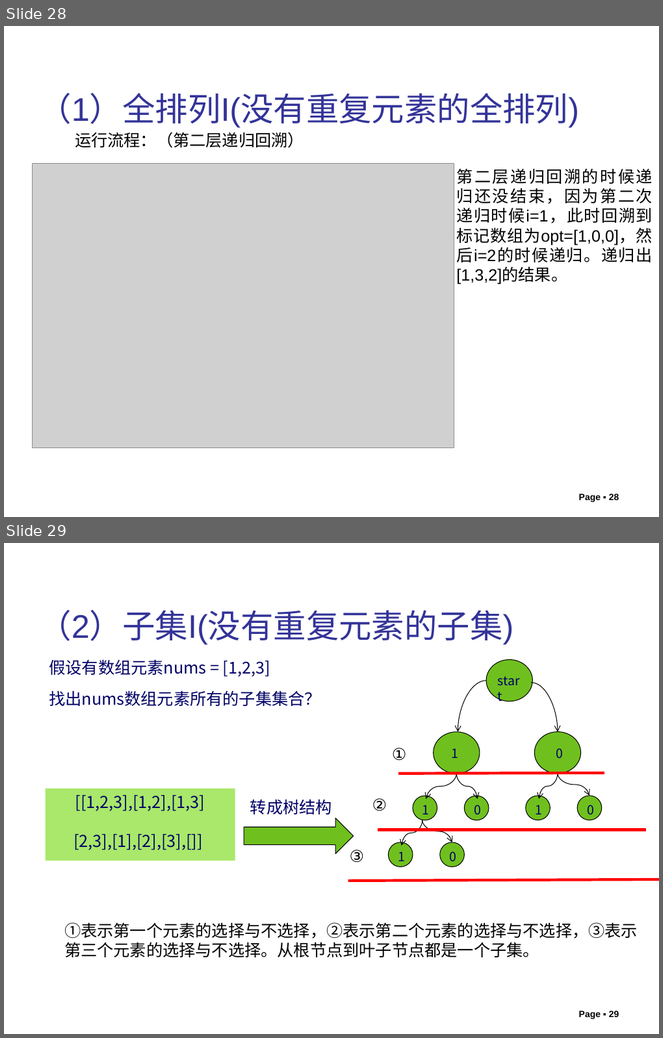
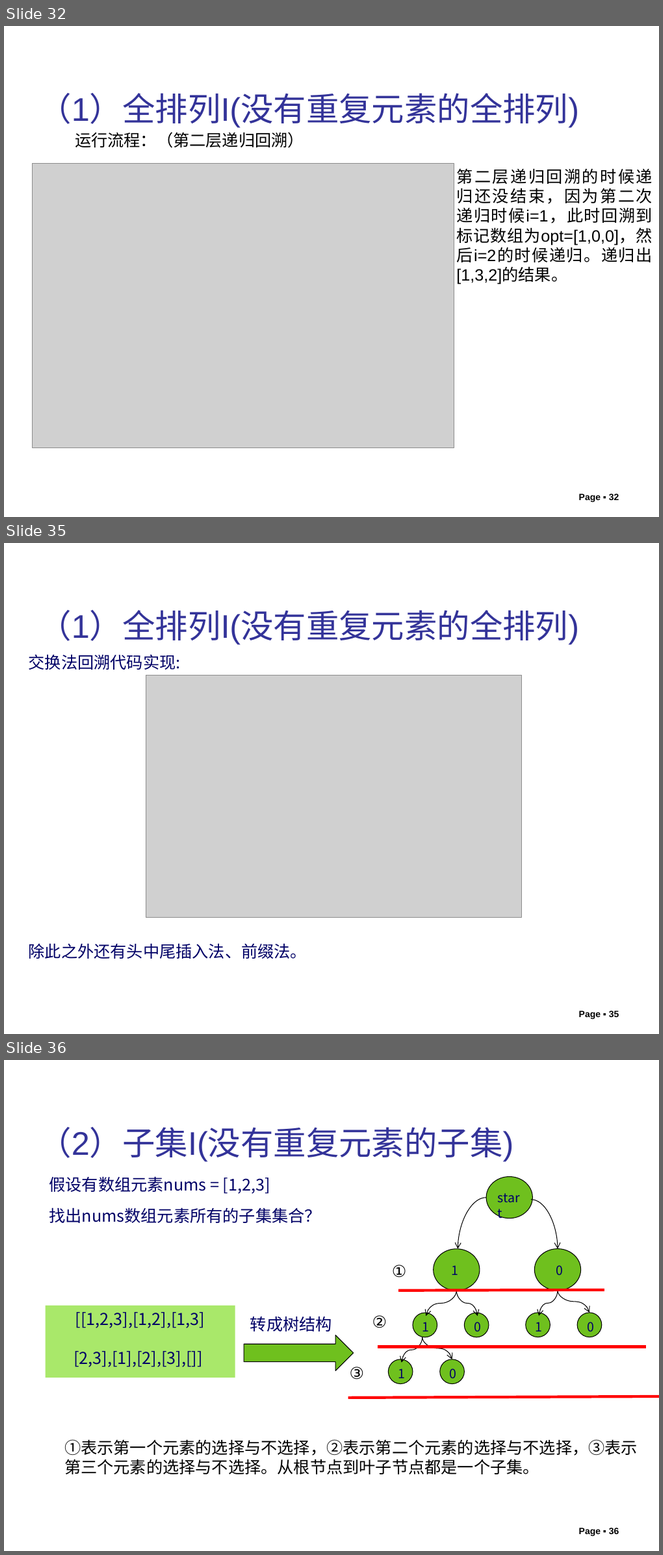
Before and after one commit to liutongling/DP, a slide deck: file/第6章 回朔法.pptx. Shown one above the other, each under a label of ours: slides 28 and 29 before the commit, slides 32, 35 and 36 after it; the slides between them are not shown. The pictures are 663x1038 and 663x1555 pixels, drawn with LibreOffice and Linux fonts; fonts in the diff are those of the drawing; grey boxes stand for pictures; background and template pictures are left out. Boxes give left, top, right and bottom in pixels: in the first picture for what was removed or moved away, otherwise in the second. Text is boxed around its words. In the diff, an @@ line names an element or a change of style, - is before the commit and + after.

```diff
--- a/file/第6章 回朔法.pptx
+++ b/file/第6章 回朔法.pptx
@@ slide 35 added at <box>4,543,659,1034</box>, background #FFFFFF @@
@@ text added at <box>38,610,579,645</box>, 36 pt, text #333399 @@
+（1）全排列I(没有重复元素的全排列)
@@ text added at <box>29,654,181,670</box>, 18 pt, text #000066 @@
+交换法回溯代码实现:
@@ picture added at <box>146,676,521,918</box> @@
@@ text added at <box>29,943,307,959</box>, 18 pt, text #000066 @@
+除此之外还有头中尾插入法、前缀法。
@@ page number added at <box>579,1011,620,1019</box>, 10 pt, text #000000, bold @@
+Page ▪ 35
@@ what was slide 28 is now slide 32 @@
@@ page number at <box>579,494,620,502</box>: text changed @@
-Page ▪ 28
+Page ▪ 32
@@ what was slide 29 is now slide 36 @@
@@ page number at <box>579,1528,620,1536</box>: text changed @@
-Page ▪ 29
+Page ▪ 36
```
Also in this commit, not shown: 1 slide changed, 6 other slides added, 2 other files.
